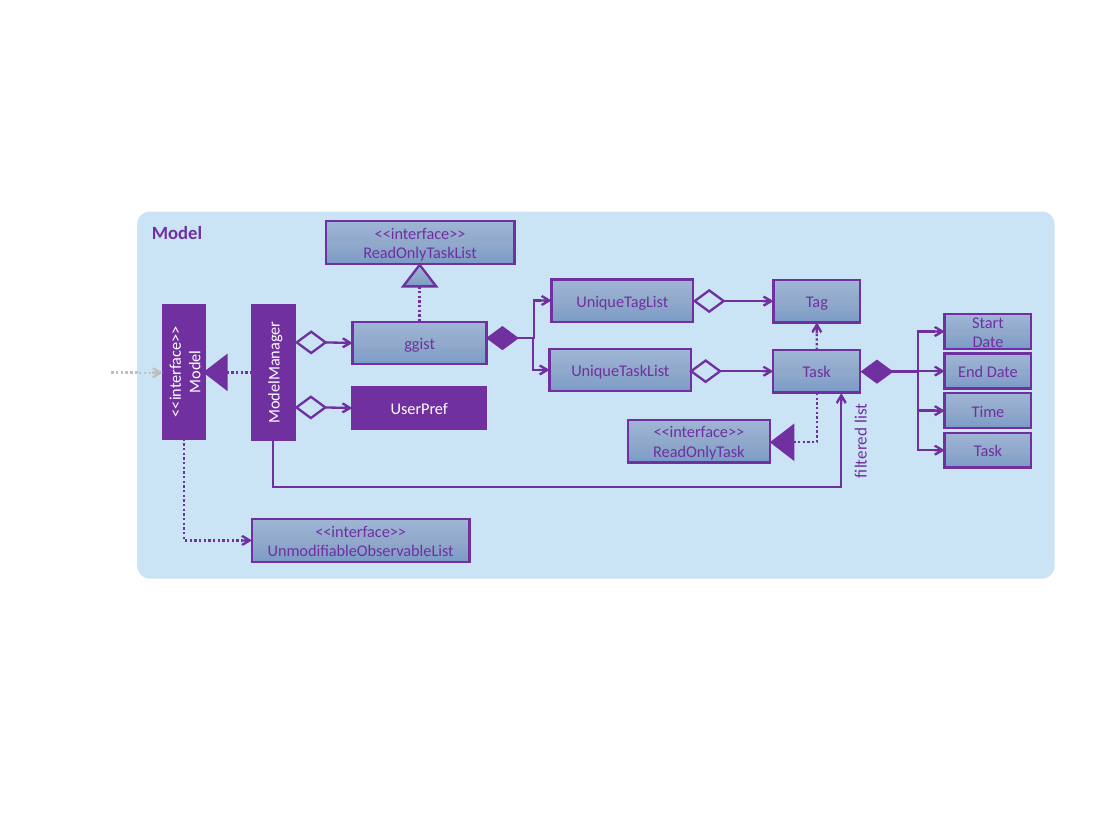
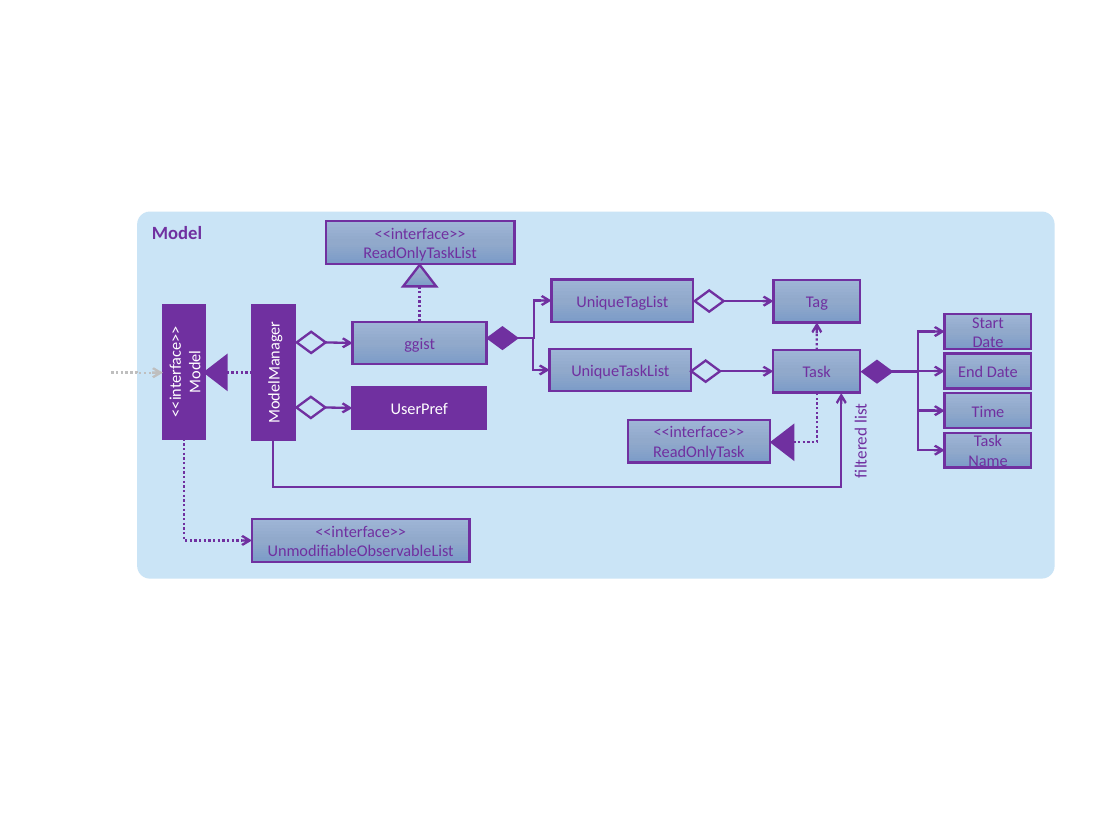
Before and after one commit to nus-cs2103-AY1617S1/addressbook-level4, a slide deck: slide 8 of docs/diagrams/Diagrams.pptx. Drawn at 1120x840 pixels with LibreOffice and Linux fonts; fonts in the diff are those of the drawing. Boxes give left, top, right and bottom in pixels: in the first picture for what was removed or moved away, otherwise in the second. Text is boxed around its words. In the diff, an @@ line names an element or a change of style, - is before the commit and + after.

```diff
--- a/docs/diagrams/Diagrams.pptx
+++ b/docs/diagrams/Diagrams.pptx
@@ text in rectangle at (x1=968, y1=433, x2=1007, y2=471): text changed @@
-Task
+Task Name
```
Also in this commit, not shown: 2 other slides changed, 3 other files.
